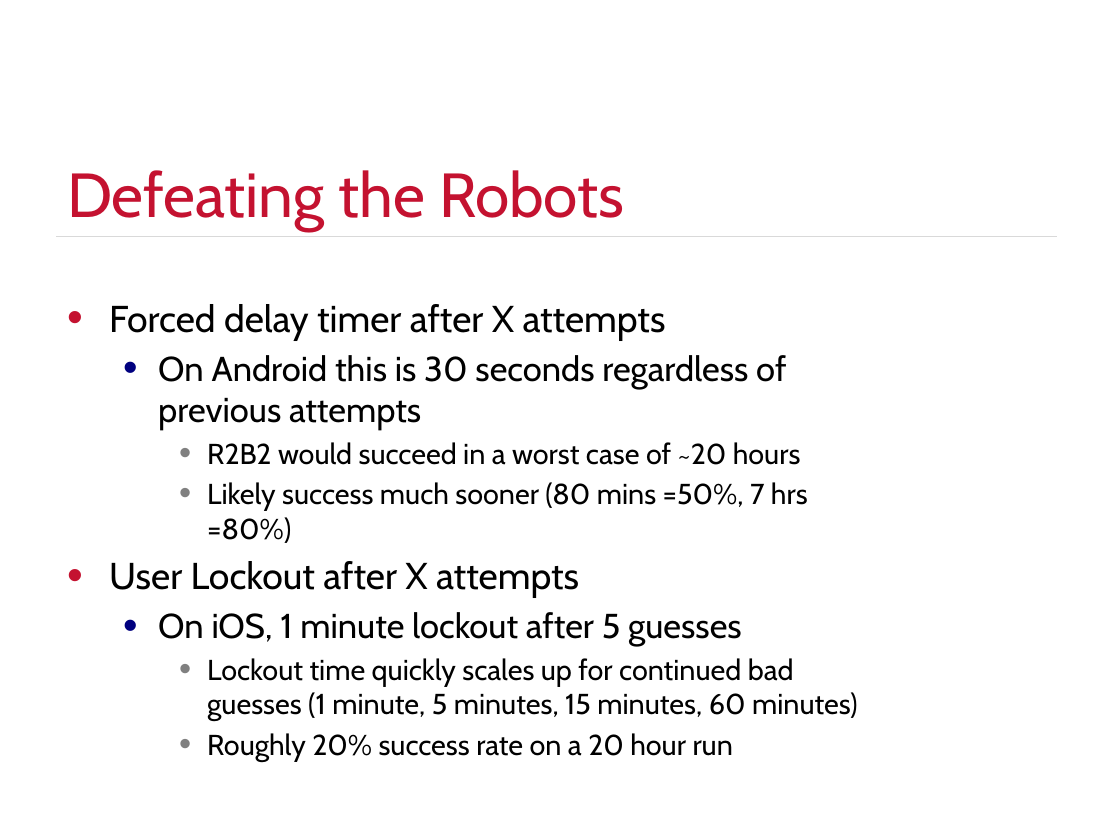
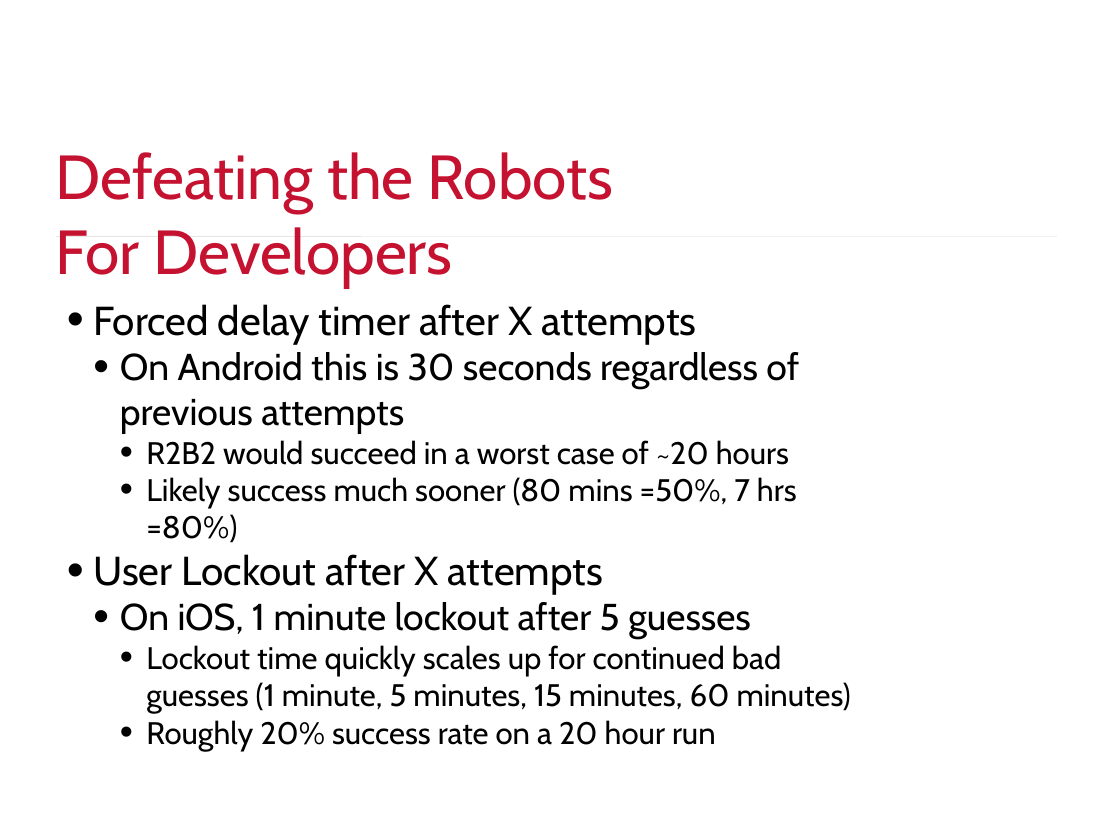
Before and after one commit to justinengler/BruteController, a slide deck: slide 20 of Automated PIN Cracking.pptx (slide 22 before the commit). Drawn at 1120x840 pixels with LibreOffice and Linux fonts; fonts in the diff are those of the drawing; background and template pictures are left out. Boxes give left, top, right and bottom in pixels: in the first picture for what was removed or moved away, otherwise in the second. Text is boxed around its words. In the diff, an @@ line names an element or a change of style, - is before the commit and + after.

```diff
--- a/Automated PIN Cracking.pptx
+++ b/Automated PIN Cracking.pptx
@@ text at box(56, 152, 613, 288): text changed @@
-Defeating the Robots
+Defeating the Robots
+For Developers
@@ line (56, 236) - (1057, 236): stroke #D9D9D9 0.25 pt to #D9D9D9 0.26 pt @@
@@ text "Forced delay timer after X ..." at box(93, 304, 851, 745): size 24.1 to 26 pt in "Forced delay timer after X attempts", "User Lockout after X attempts"; size 22.2 to 24 pt in "On Android this is 30 seconds regardless ...", "On iOS, 1 minute lockout after 5 ..."; size 18.5 to 20 pt in "R2B2 would succeed in a worst case ...", "Likely success much sooner (80 mins =50%, ...", "Lockout time quickly scales up for continued ...", "Roughly 20% success rate on a 20 ..."; indent changed; less space between paragraphs @@
```
Also in this commit, not shown: 17 other slides changed, 5 slides added, 7 slides removed.
